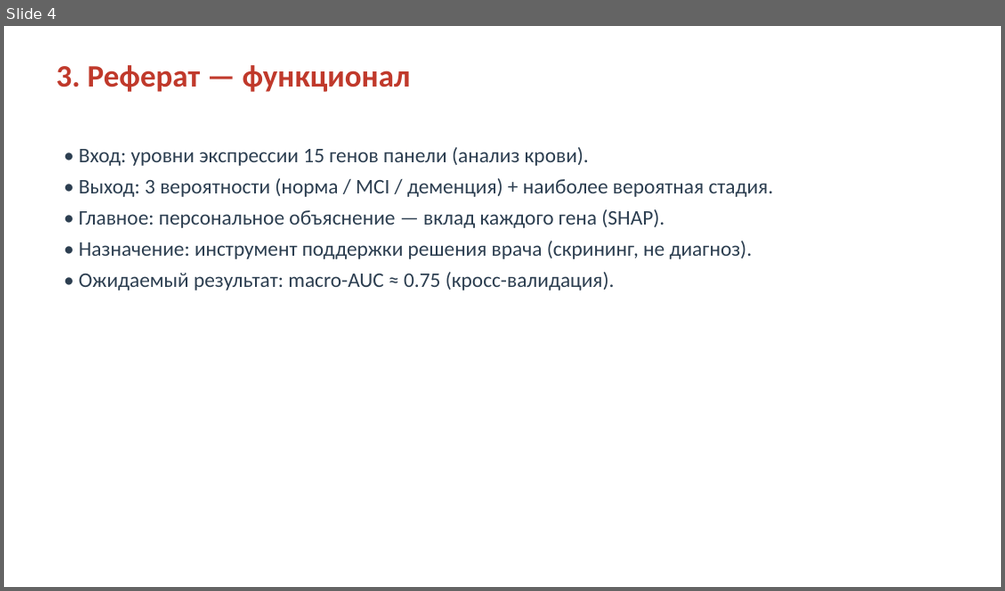
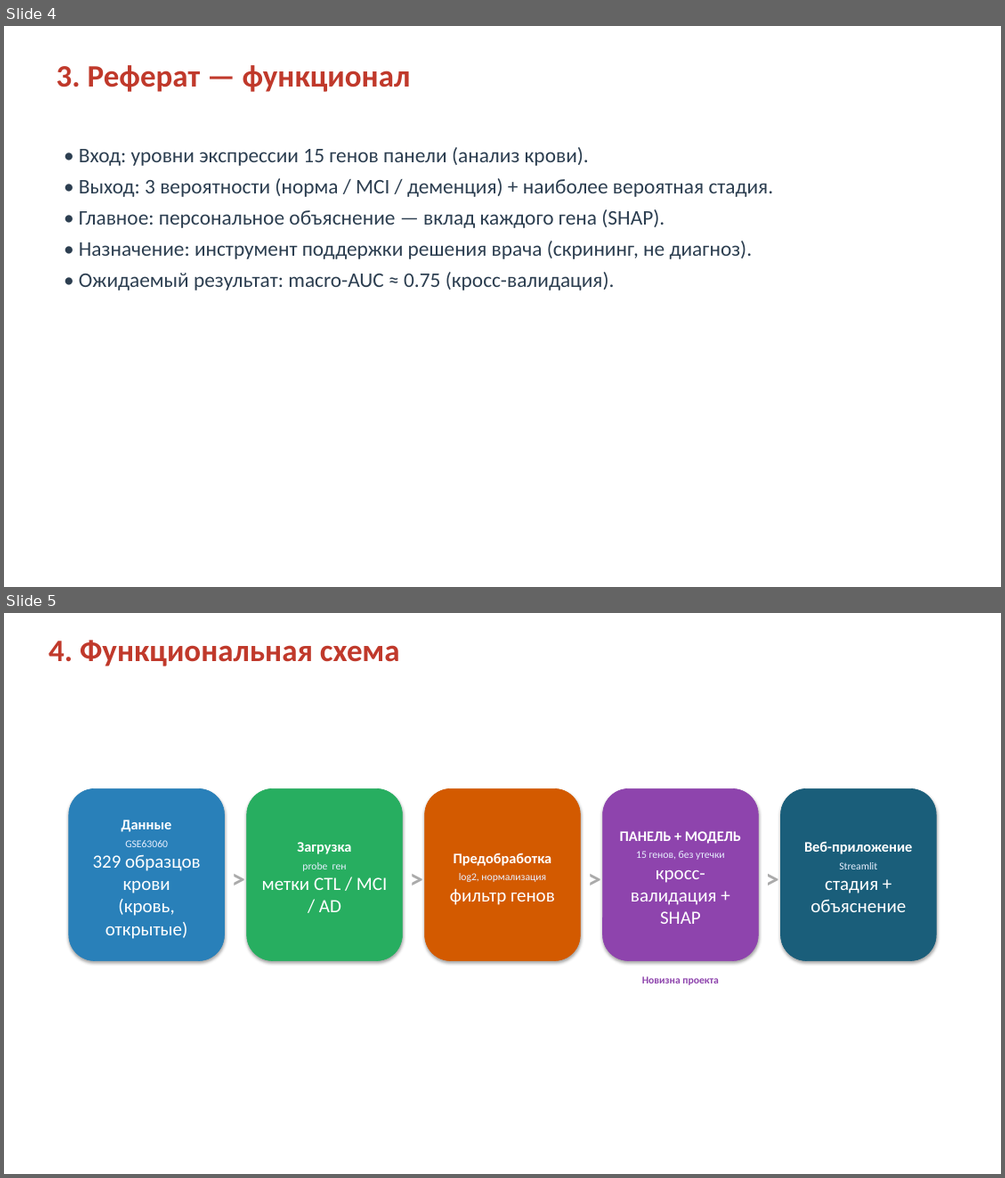
Before and after one commit to vverakorolevaa/alzheimer, a slide deck: docs/Презентация_AD_Blood_Stage.pptx. Shown one above the other, each under a label of ours: slide 4 before the commit, slides 4 and 5 after it. The pictures are 1005x591 and 1005x1178 pixels, drawn with LibreOffice and Linux fonts; fonts in the diff are those of the drawing. Boxes give left, top, right and bottom in pixels: in the first picture for what was removed or moved away, otherwise in the second. Text is boxed around its words. In the diff, an @@ line names an element or a change of style, - is before the commit and + after.

```diff
--- a/docs/Презентация_AD_Blood_Stage.pptx
+++ b/docs/Презентация_AD_Blood_Stage.pptx
@@ slide 5 added at box(4, 613, 1001, 1174), background #FFFFFF @@
@@ text added at box(48, 640, 400, 666), 30 pt, text #C0392B, bold @@
+4. Функциональная схема
@@ rounded rectangle added at box(69, 788, 225, 961), fill #2980B9, outline #2980B9 0.5 pt, 18 pt, text #FFFFFF @@
+Данные
+GSE63060
+329 образцов крови
+(кровь, открытые)
@@ rounded rectangle added at box(247, 788, 403, 961), fill #27AE60, outline #27AE60 0.5 pt, 18 pt, text #FFFFFF @@
+Загрузка
+probe ген
+метки CTL / MCI / AD
@@ rounded rectangle added at box(425, 788, 581, 961), fill #D35A00, outline #D35A00 0.5 pt, 10 pt, text #FFFFFF @@
+Предобработка
+log2, нормализация
+фильтр генов
@@ rounded rectangle added at box(603, 788, 759, 961), fill #8E44AD, outline #8E44AD 0.5 pt, 18 pt, text #FFFFFF @@
+ПАНЕЛЬ + МОДЕЛЬ
+15 генов, без утечки
+кросс-валидация + SHAP
@@ rounded rectangle added at box(781, 788, 937, 961), fill #1A5E7A, outline #1A5E7A 0.5 pt, 18 pt, text #FFFFFF @@
+Веб-приложение
+Streamlit
+стадия + объяснение
@@ text added at box(225, 858, 253, 887), 26 pt, text #AAAAAA, bold @@
+>
@@ text added at box(403, 858, 431, 887), 26 pt, text #AAAAAA, bold @@
+>
@@ text added at box(581, 858, 609, 887), 26 pt, text #AAAAAA, bold @@
+>
@@ text added at box(759, 858, 787, 887), 26 pt, text #AAAAAA, bold @@
+>
@@ text added at box(642, 976, 719, 985), 10 pt, text #8E44AD, bold @@
+Новизна проекта
```
Also in this commit, not shown: 1 slide removed, 2 other files.
